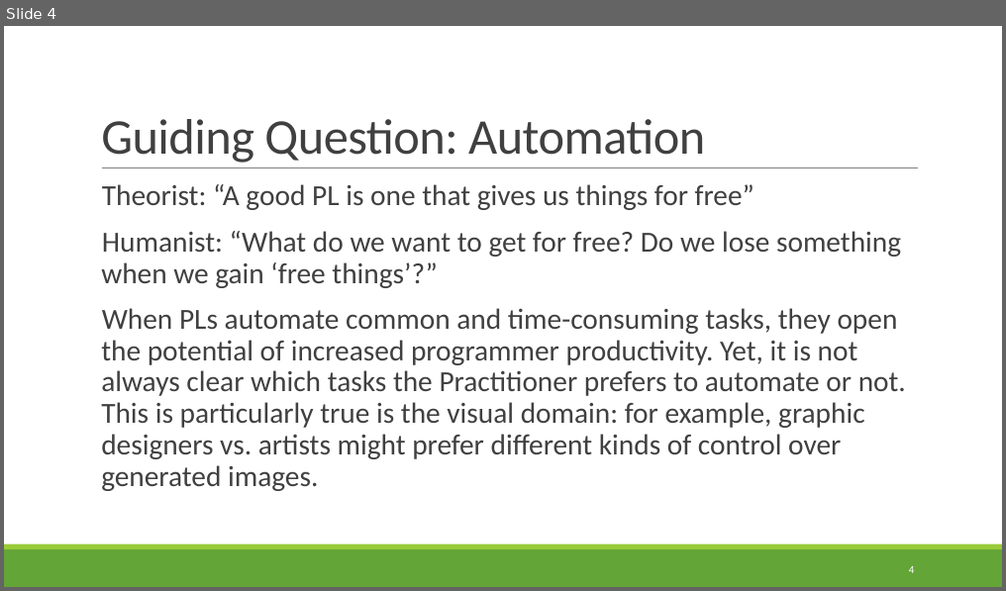
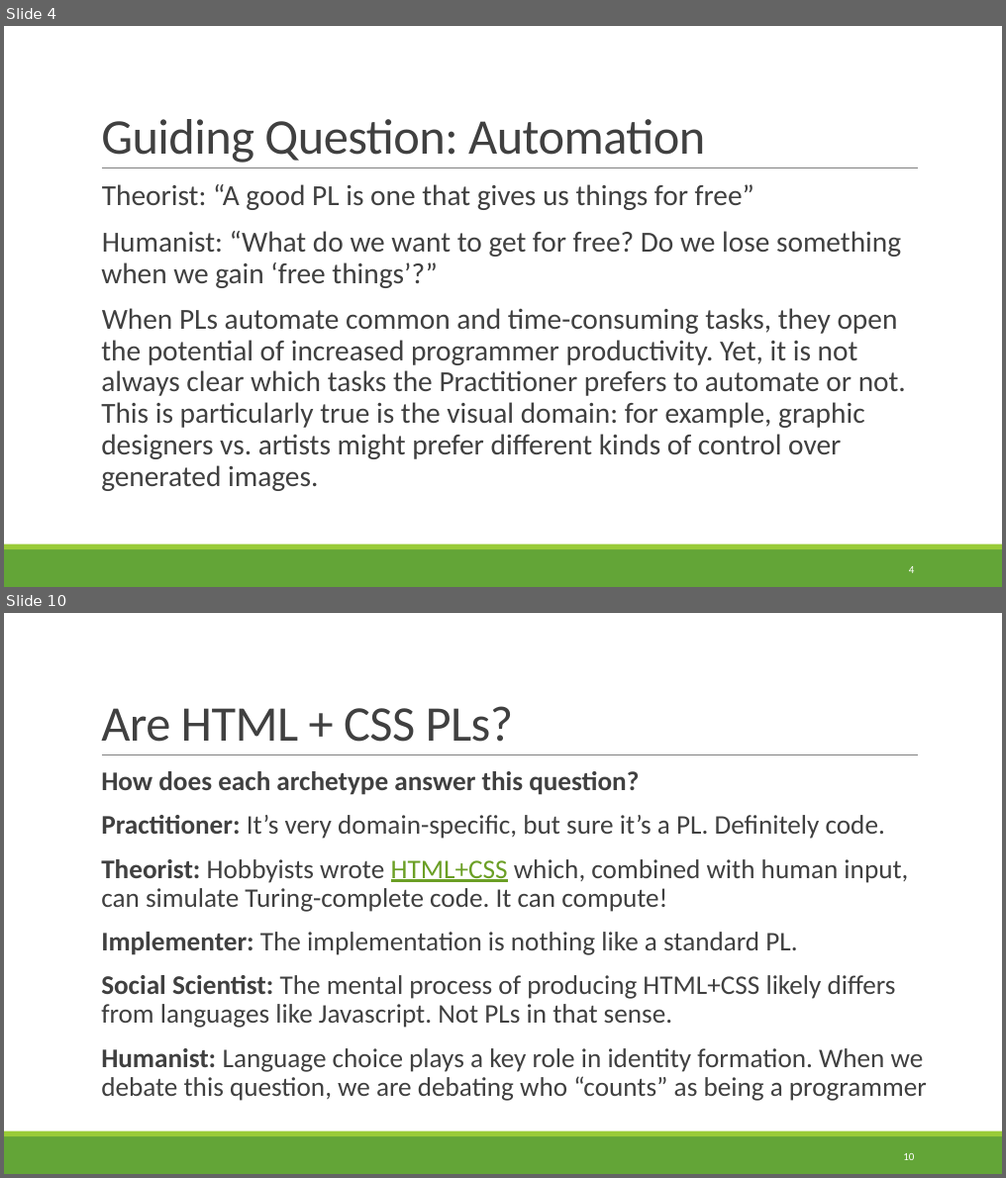
Before and after one commit to rbohrer/pl-course, a slide deck: LectureSlides/99Diagrams.pptx. Shown one above the other, each under a label of ours: slide 4 before the commit, slides 4 and 10 after it; the slides between them are not shown. The pictures are 1006x591 and 1006x1178 pixels, drawn with LibreOffice and Linux fonts; fonts in the diff are those of the drawing. Boxes give left, top, right and bottom in pixels: in the first picture for what was removed or moved away, otherwise in the second. Text is boxed around its words. In the diff, an @@ line names an element or a change of style, - is before the commit and + after.

```diff
--- a/LectureSlides/99Diagrams.pptx
+++ b/LectureSlides/99Diagrams.pptx
@@ slide 10 added at <box>4,613,1002,1174</box>, background #FFFFFF; not listed: 3 template elements that a slide beside it also shows @@
@@ title added at <box>101,706,514,742</box>, 48 pt, text #404040 @@
+Are HTML + CSS PLs?
@@ text added at <box>101,771,927,1101</box>, 25.9 pt, text #404040 @@
+  How does each archetype answer this question?
+  Practitioner: It’s very domain-specific, but sure it’s a PL. Definitely code.
+  Theorist: Hobbyists wrote HTML+CSS which, combined with human input, can simulate Turing-complete code. It can compute!
+  Implementer: The implementation is nothing like a standard PL.
+  Social Scientist: The mental process of producing HTML+CSS likely differs from languages like Javascript. Not PLs in that sense.
+  Humanist: Language choice plays a key role in identity formation. When we debate this question, we are debating who “counts” as being a programmer
@@ page number added at <box>903,1154,914,1160</box>, 10.5 pt, text #FFFFFF @@
+10
```
Also in this commit, not shown: 8 slides changed, 20 other slides added, 9 slides removed.
